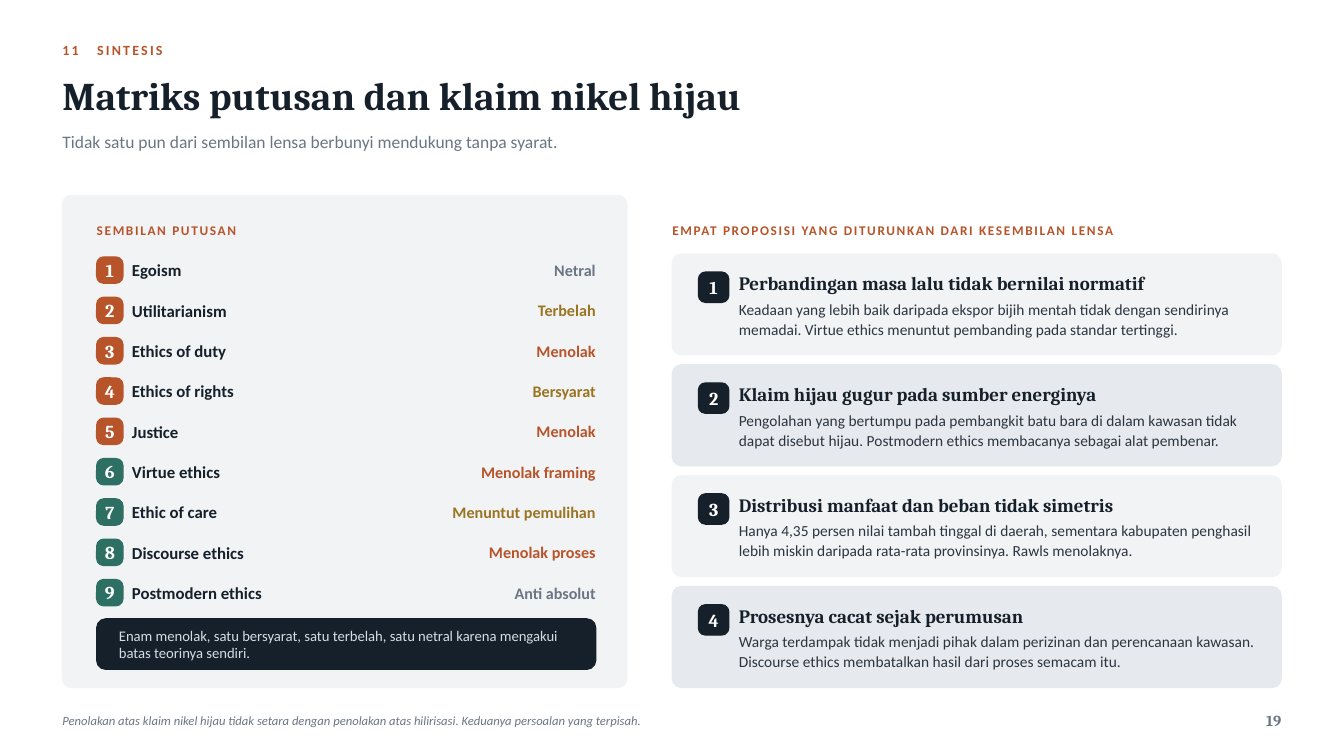
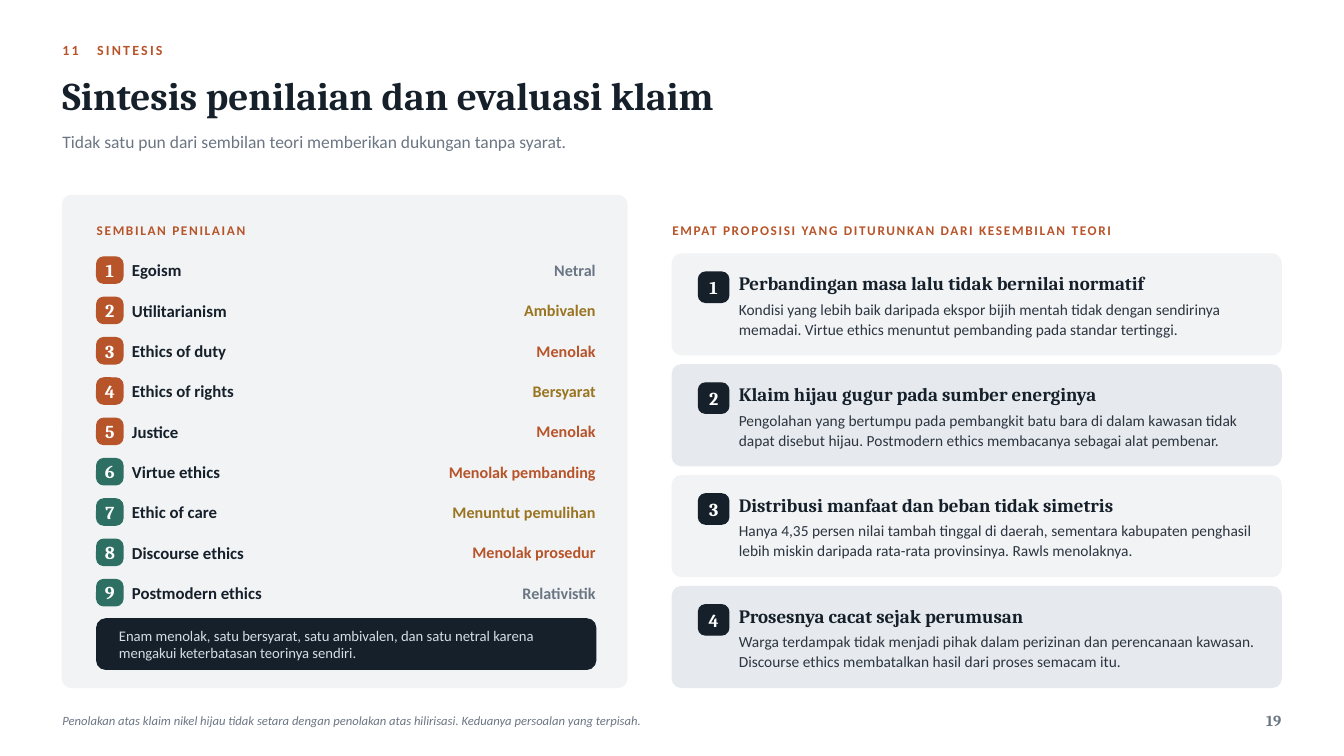
Before and after one commit to aslihabnuri/Dom-Manipulation, a slide deck: slide 19 of business-ethics/Evaluating-Business-Ethics-Hilirisasi-Nikel.pptx. Drawn at 1344x756 pixels with LibreOffice and Linux fonts; fonts in the diff are those of the drawing. Boxes give left, top, right and bottom in pixels: in the first picture for what was removed or moved away, otherwise in the second. Text is boxed around its words. In the diff, an @@ line names an element or a change of style, - is before the commit and + after.

```diff
--- a/business-ethics/Evaluating-Business-Ethics-Hilirisasi-Nikel.pptx
+++ b/business-ethics/Evaluating-Business-Ethics-Hilirisasi-Nikel.pptx
@@ text at (62,82,714,119): text changed @@
-Matriks putusan dan klaim nikel hijau
+Sintesis penilaian dan evaluasi klaim
@@ text at (62,136,566,151): text changed @@
-Tidak satu pun dari sembilan lensa berbunyi mendukung tanpa syarat.
+Tidak satu pun dari sembilan teori memberikan dukungan tanpa syarat.
@@ text at (97,226,245,235): text changed @@
-SEMBILAN PUTUSAN
+SEMBILAN PENILAIAN
@@ text at (673,218,1277,242): text changed @@
-EMPAT PROPOSISI YANG DITURUNKAN DARI KESEMBILAN LENSA
+EMPAT PROPOSISI YANG DITURUNKAN DARI KESEMBILAN TEORI
@@ text at (524,304,596,316): text changed @@
-Terbelah
+Ambivalen
@@ text at (739,304,1220,338): text changed @@
-Keadaan yang lebih baik daripada ekspor bijih mentah tidak dengan sendirinya memadai. Virtue ethics menuntut pembanding pada standar tertinggi.
+Kondisi yang lebih baik daripada ekspor bijih mentah tidak dengan sendirinya memadai. Virtue ethics menuntut pembanding pada standar tertinggi.
@@ text at (449,466,596,481): text changed @@
-Menolak framing
+Menolak pembanding
@@ text at (472,546,595,561): text changed @@
-Menolak proses
+Menolak prosedur
@@ text at (522,587,595,599): text changed @@
-Anti absolut
+Relativistik
@@ text at (119,631,533,661): text changed @@
-Enam menolak, satu bersyarat, satu terbelah, satu netral karena mengakui batas teorinya sendiri.
+Enam menolak, satu bersyarat, satu ambivalen, dan satu netral karena mengakui keterbatasan teorinya sendiri.
```
Also in this commit, not shown: 19 other slides changed, 1 other file.
